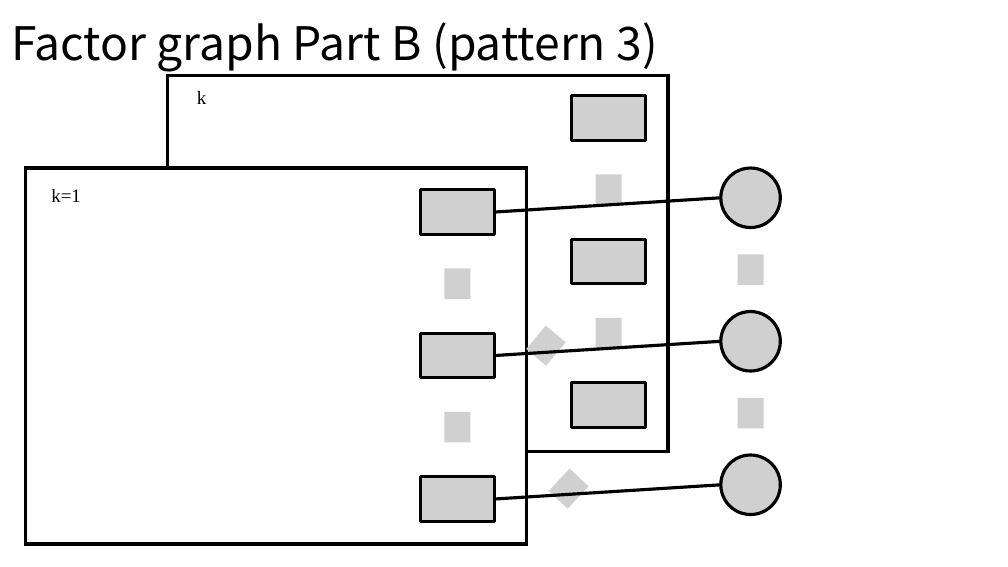
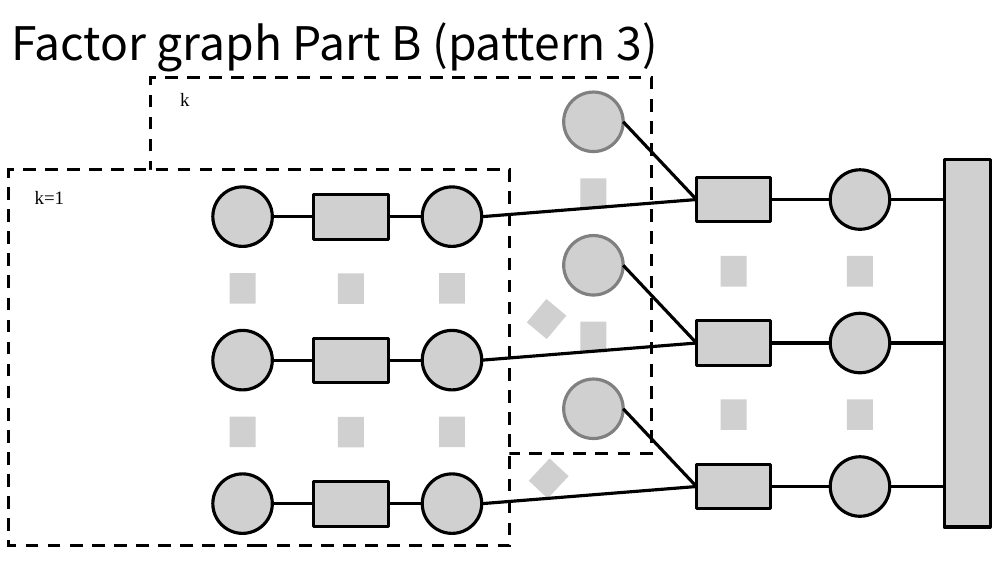
Before and after one commit to Brook1711/RIS-Angular-Domain, a slide deck: slide 22 of doc/RIS-angular-domain组会汇报.pptx. Drawn at 1008x567 pixels with LibreOffice and Linux fonts; fonts in the diff are those of the drawing; grey boxes stand for pictures. Boxes give left, top, right and bottom in pixels: in the first picture for what was removed or moved away, otherwise in the second. Text is boxed around its words. In the diff, an @@ line names an element or a change of style, - is before the commit and + after.

```diff
--- a/doc/RIS-angular-domain组会汇报.pptx
+++ b/doc/RIS-angular-domain组会汇报.pptx
@@ rectangle: place and size @@
-rectangle at [168, 76, 668, 451]
+rectangle at [150, 77, 651, 453]
@@ rectangle at [150, 77, 651, 453]: outline #000000 3 pt to #000000 3 pt dashed @@
@@ picture: place and size @@
-picture at [572, 96, 646, 141]
+picture at [564, 92, 624, 152]
@@ 2 texts, 1 rectangle: place and size @@
-2 texts, 1 rectangle at [26, 91, 526, 544]
+2 texts, 1 rectangle at [9, 93, 510, 546]
@@ rectangle at [9, 170, 510, 546]: outline #000000 3 pt to #000000 3 pt dashed @@
@@ picture: place and size @@
-picture at [420, 190, 495, 234]
+picture at [423, 187, 482, 247]
@@ line moved from (495, 212) - (721, 198) to (482, 217) - (696, 200) @@
@@ picture: place and size @@
-picture at [572, 239, 646, 284]
+picture at [564, 236, 624, 296]
@@ picture: place and size @@
-picture at [596, 175, 622, 205]
+picture at [721, 256, 746, 287]
@@ 5 pictures: place and size @@
-5 pictures at [721, 168, 781, 515]
+5 pictures at [830, 170, 890, 516]
@@ picture: place and size @@
-picture at [445, 268, 470, 299]
+picture at [439, 273, 465, 303]
@@ picture removed at [526, 326, 566, 365] @@
@@ picture: place and size @@
-picture at [420, 333, 495, 378]
+picture at [423, 330, 482, 390]
@@ line moved from (495, 355) - (721, 341) to (482, 360) - (696, 343) @@
@@ picture: place and size @@
-picture at [572, 383, 646, 427]
+picture at [564, 379, 624, 439]
@@ picture: place and size @@
-picture at [445, 412, 470, 442]
+picture at [439, 417, 465, 447]
@@ picture: place and size @@
-picture at [596, 318, 622, 349]
+picture at [721, 399, 746, 430]
@@ picture: place and size @@
-picture at [420, 477, 495, 522]
+picture at [423, 474, 482, 534]
@@ picture: place and size @@
-picture at [549, 469, 588, 508]
+picture at [529, 459, 569, 498]
@@ group added at [213, 122, 991, 534]: 17 pictures, 15 lines @@
@@ line moved from (495, 499) - (721, 485) to (482, 504) - (696, 487) @@
```
Also in this commit, not shown: 2 other slides changed.
